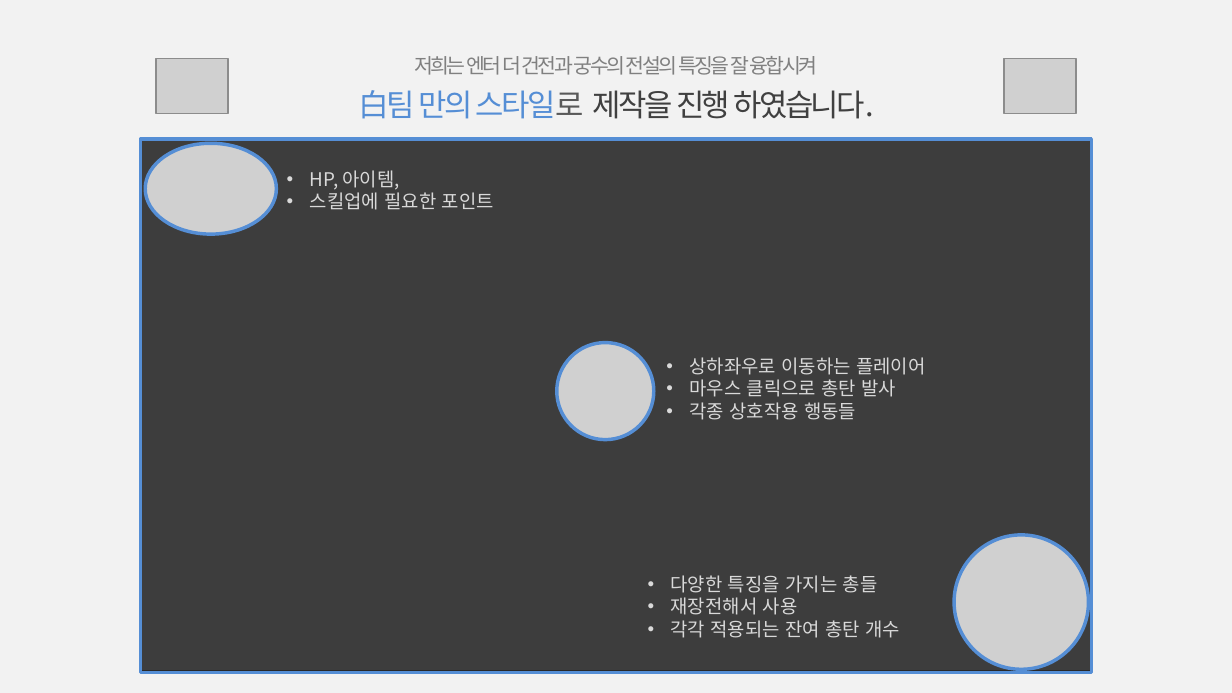
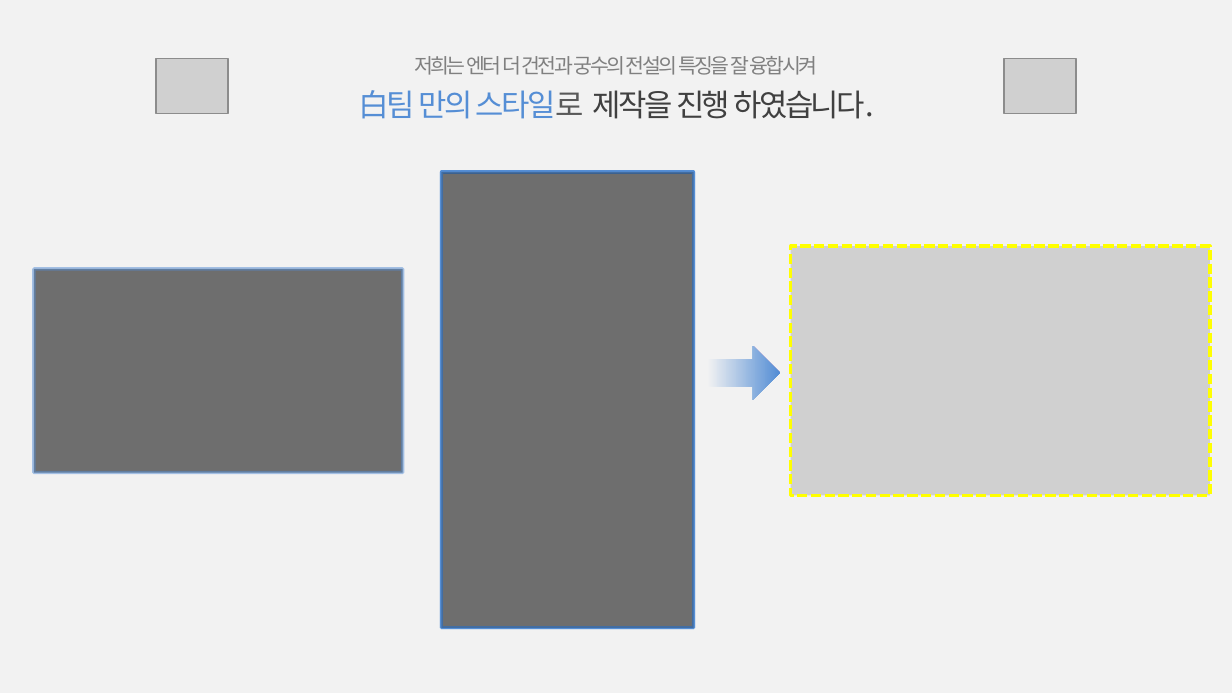
Before and after one commit to Hanel99/inha_1stproject, a slide deck: slide 3 of 기타/1차중간프로젝트_최종발표_白팀_강석진윤준혁.pptx. Drawn at 1232x693 pixels with LibreOffice and Linux fonts; fonts in the diff are those of the drawing; grey boxes stand for pictures. Boxes give left, top, right and bottom in pixels: in the first picture for what was removed or moved away, otherwise in the second. Text is boxed around its words. In the diff, an @@ line names an element or a change of style, - is before the commit and + after.

```diff
--- a/기타/1차중간프로젝트_최종발표_白팀_강석진윤준혁.pptx
+++ b/기타/1차중간프로젝트_최종발표_白팀_강석진윤준혁.pptx
@@ picture added at [441, 172, 694, 628] @@
@@ rectangle added at [441, 172, 694, 628], fill #0D0D0D at 50% opacity, outline #558ED5 2 pt @@
@@ picture added at [34, 269, 403, 472] @@
@@ rectangle added at [34, 269, 403, 472], fill #0D0D0D at 50% opacity, outline #558ED5 2 pt @@
@@ picture added at [791, 246, 1210, 495] @@
@@ right arrow added at [707, 346, 780, 400], fill gradient #F2F2F2 to #558ED5 @@
@@ group removed at [140, 137, 1092, 673]: 3 texts, 1 picture, 1 freeform shape @@
-• HP, 아이템,
-• 스킬업에 필요한 포인트
-• 상하좌우로 이동하는 플레이어
-• 마우스 클릭으로 총탄 발사
-• 각종 상호작용 행동들
-• 다양한 특징을 가지는 총들
-• 재장전해서 사용
-• 각각 적용되는 잔여 총탄 개수
```
Also in this commit, not shown: 1 other slide changed, 10 slides added, 5 other files.
